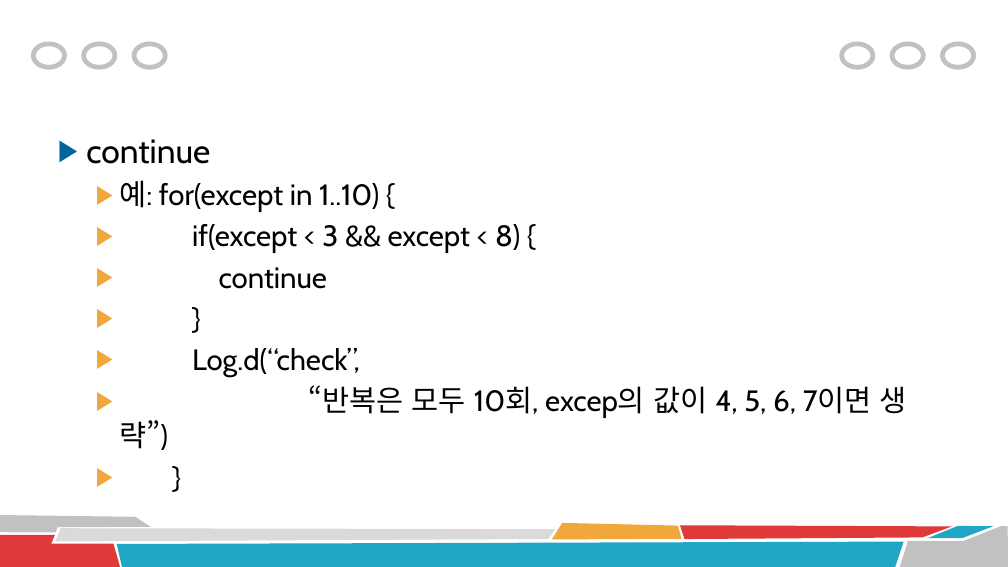
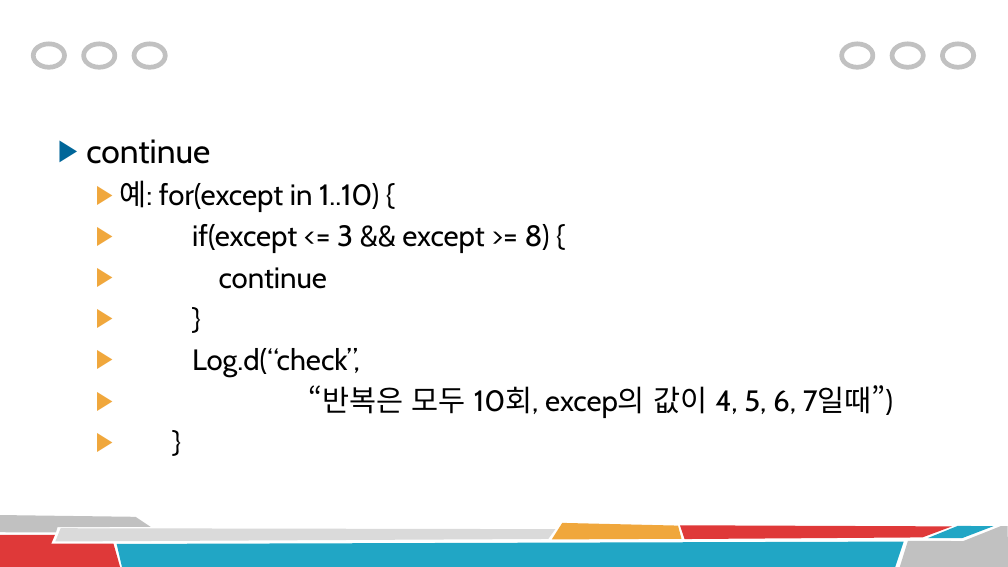
Before and after one commit to rlawnsqja2/and, a slide deck: slide 21 of 03 코틀린 기본 문법.pptx. Drawn at 1008x567 pixels with LibreOffice and Linux fonts; fonts in the diff are those of the drawing. Boxes give left, top, right and bottom in pixels: in the first picture for what was removed or moved away, otherwise in the second. Text is boxed around its words. In the diff, an @@ line names an element or a change of style, - is before the commit and + after.

```diff
--- a/03 코틀린 기본 문법.pptx
+++ b/03 코틀린 기본 문법.pptx
@@ text at bbox=[192, 224, 550, 253]: text changed @@
-  ▶ if(except < 3 && except < 8) {
+  ▶ if(except <= 3 && except >= 8) {
@@ text at bbox=[308, 385, 893, 418]: text changed @@
-  ▶ “반복은 모두 10회, excep의 값이 4, 5, 6, 7이면 생략”)
+  ▶ “반복은 모두 10회, excep의 값이 4, 5, 6, 7일때”)
```
Also in this commit, not shown: 3 other slides changed, 35 slides added.
